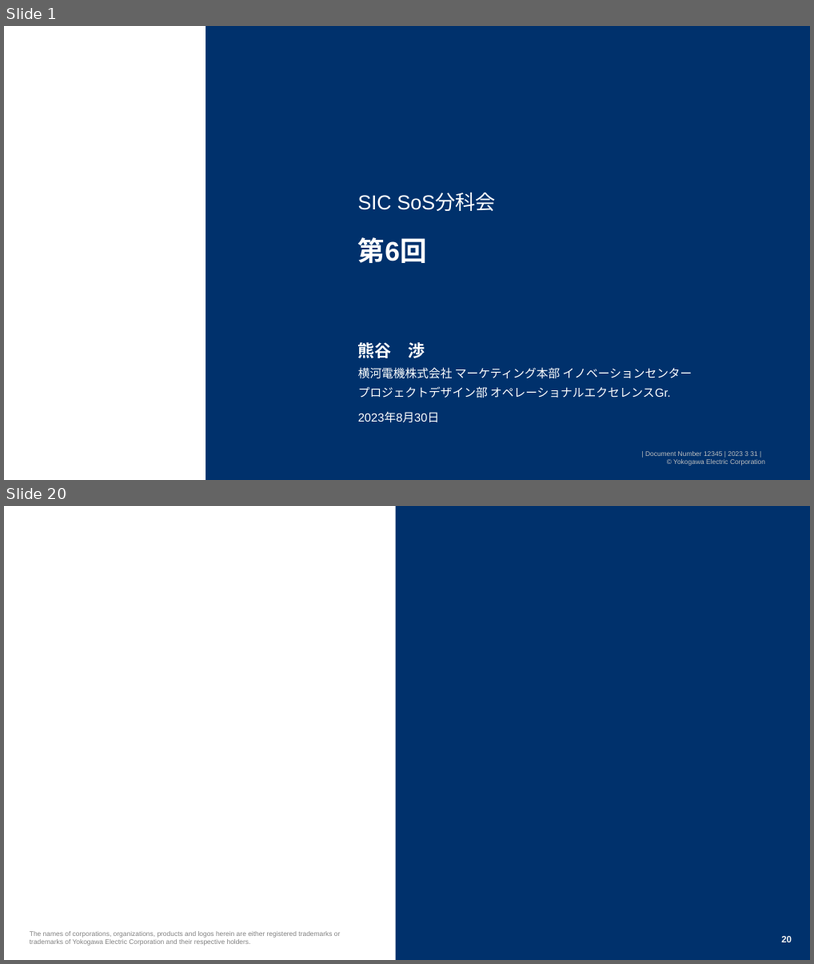
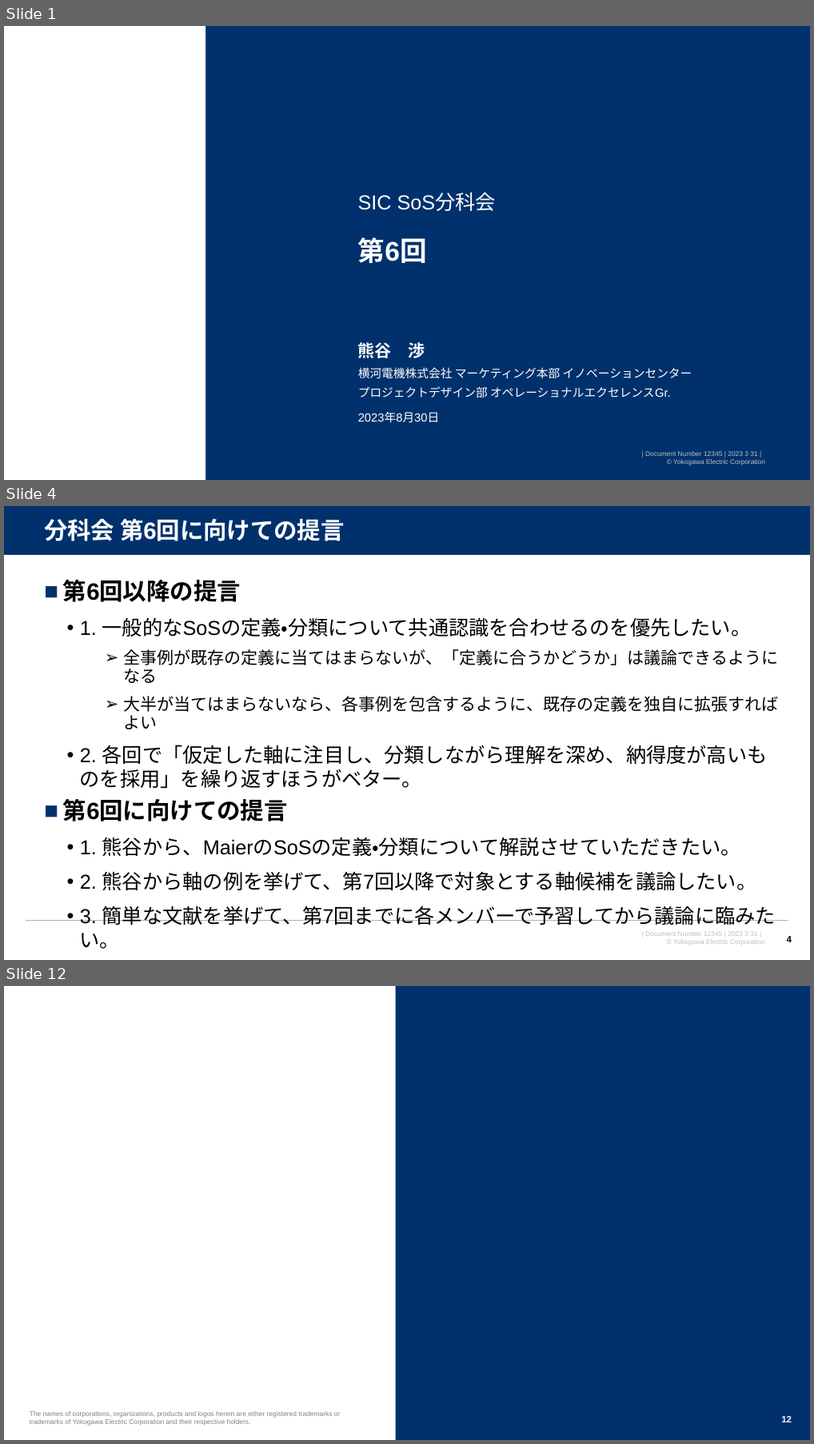
Before and after one commit to watarukumagai-git/opt, a slide deck: SoS/230830_SoS分科会6回_kuma_rev.0.pptx. Shown one above the other, each under a label of ours: slides 1 and 20 before the commit, slides 1, 4 and 12 after it; the slides between them are not shown. The pictures are 814x964 and 814x1444 pixels, drawn with LibreOffice and Linux fonts; fonts in the diff are those of the drawing; background and template pictures are left out. Boxes give left, top, right and bottom in pixels: in the first picture for what was removed or moved away, otherwise in the second. Text is boxed around its words. In the diff, an @@ line names an element or a change of style, - is before the commit and + after.

```diff
--- a/SoS/230830_SoS分科会6回_kuma_rev.0.pptx
+++ b/SoS/230830_SoS分科会6回_kuma_rev.0.pptx
@@ slide 4 added at <box>4,506,810,960</box>, background #FFFFFF; not listed: 1 template element that a slide beside it also shows @@
@@ rectangle added at <box>4,506,810,555</box>, fill #00316C @@
@@ title added at <box>44,519,345,541</box>, 28 pt, text #FFFFFF, bold @@
+分科会 第6回に向けての提言
@@ line added from (4, 555) to (810, 555), #FFFFFF 0.75 pt @@
@@ text added at <box>63,580,779,948</box>, 24 pt, text #000000 @@
+■ 第6回以降の提言
+  • 1. 一般的なSoSの定義・分類について共通認識を合わせるのを優先したい。
+    ➢ 全事例が既存の定義に当てはまらないが、「定義に合うかどうか」は議論できるようになる
+    ➢ 大半が当てはまらないなら、各事例を包含するように、既存の定義を独自に拡張すればよい
+  • 2. 各回で「仮定した軸に注目し、分類しながら理解を深め、納得度が高いものを採用」を繰り返すほうがベター。
+■ 第6回に向けての提言
+  • 1. 熊谷から、MaierのSoSの定義・分類について解説させていただきたい。
+  • 2. 熊谷から軸の例を挙げて、第7回以降で対象とする軸候補を議論したい。
+  • 3. 簡単な文献を挙げて、第7回までに各メンバーで予習してから議論に臨みたい。
@@ line added from (25, 920) to (790, 920), #B2B2B2 1 pt @@
@@ page number added at <box>787,936,792,942</box>, 11 pt, text #000000, bold @@
+4
@@ what was slide 20 is now slide 12 @@
@@ page number at <box>782,1416,792,1422</box>: text changed @@
-20
+12
```
Also in this commit, not shown: 4 slides changed, 8 other slides added, 18 slides removed.
